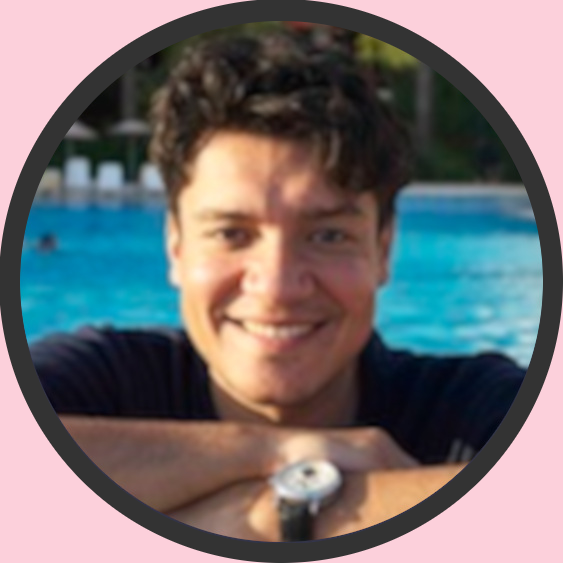
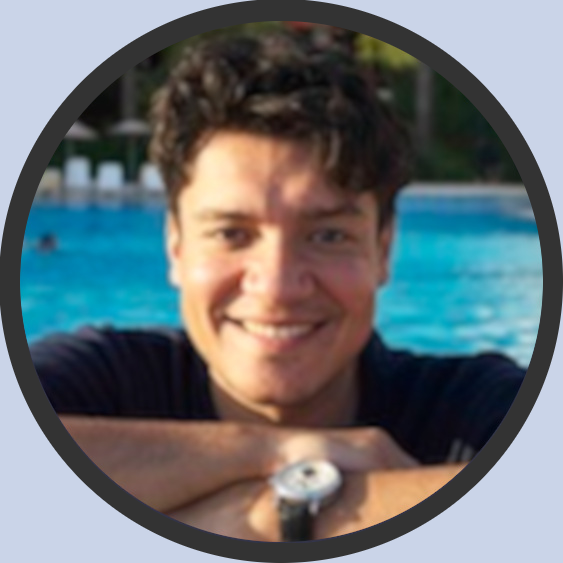
Layers edited between the first and the second 563 × 563 image:
painted on "Warstwa #1" over <box>0,0,563,563</box>
